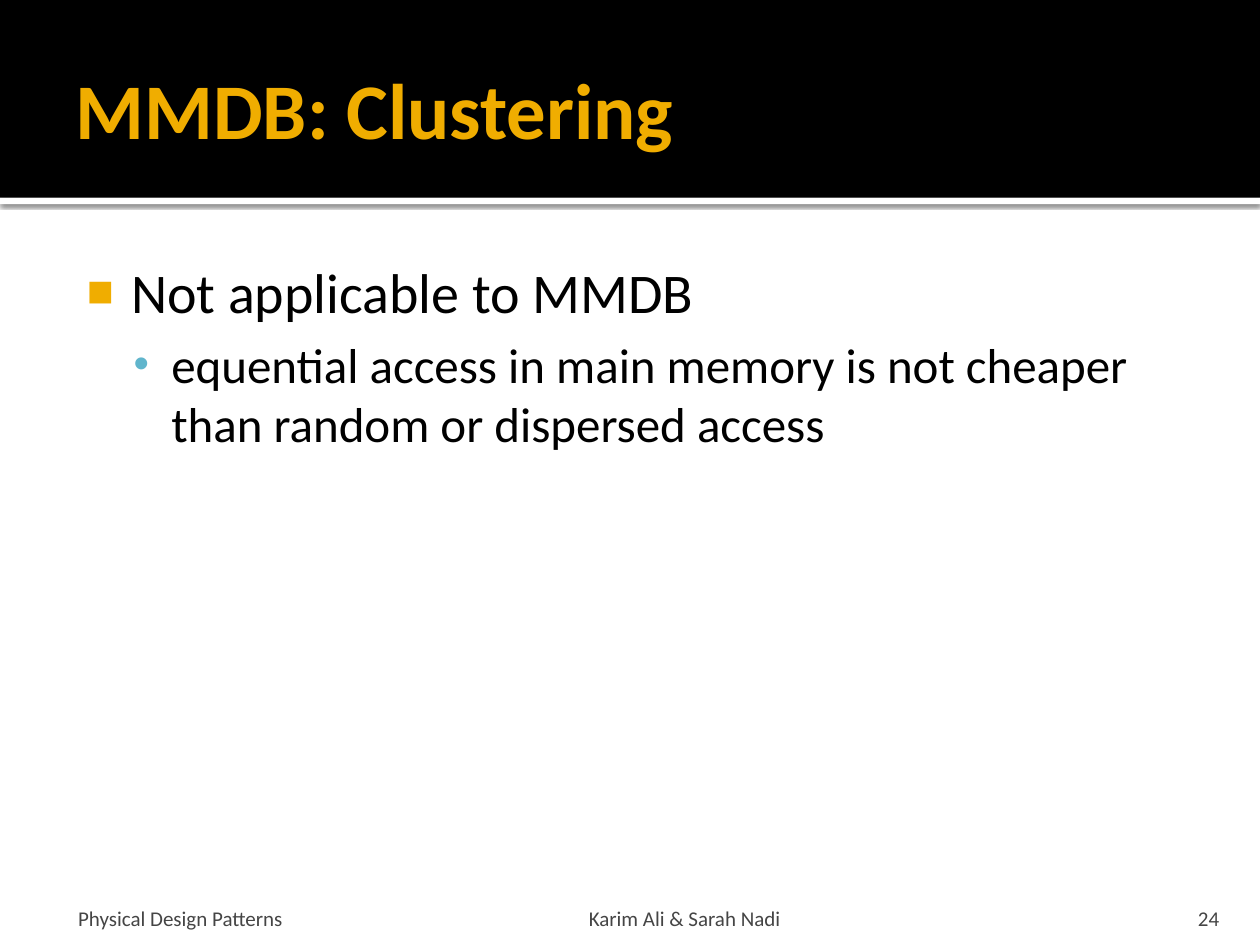
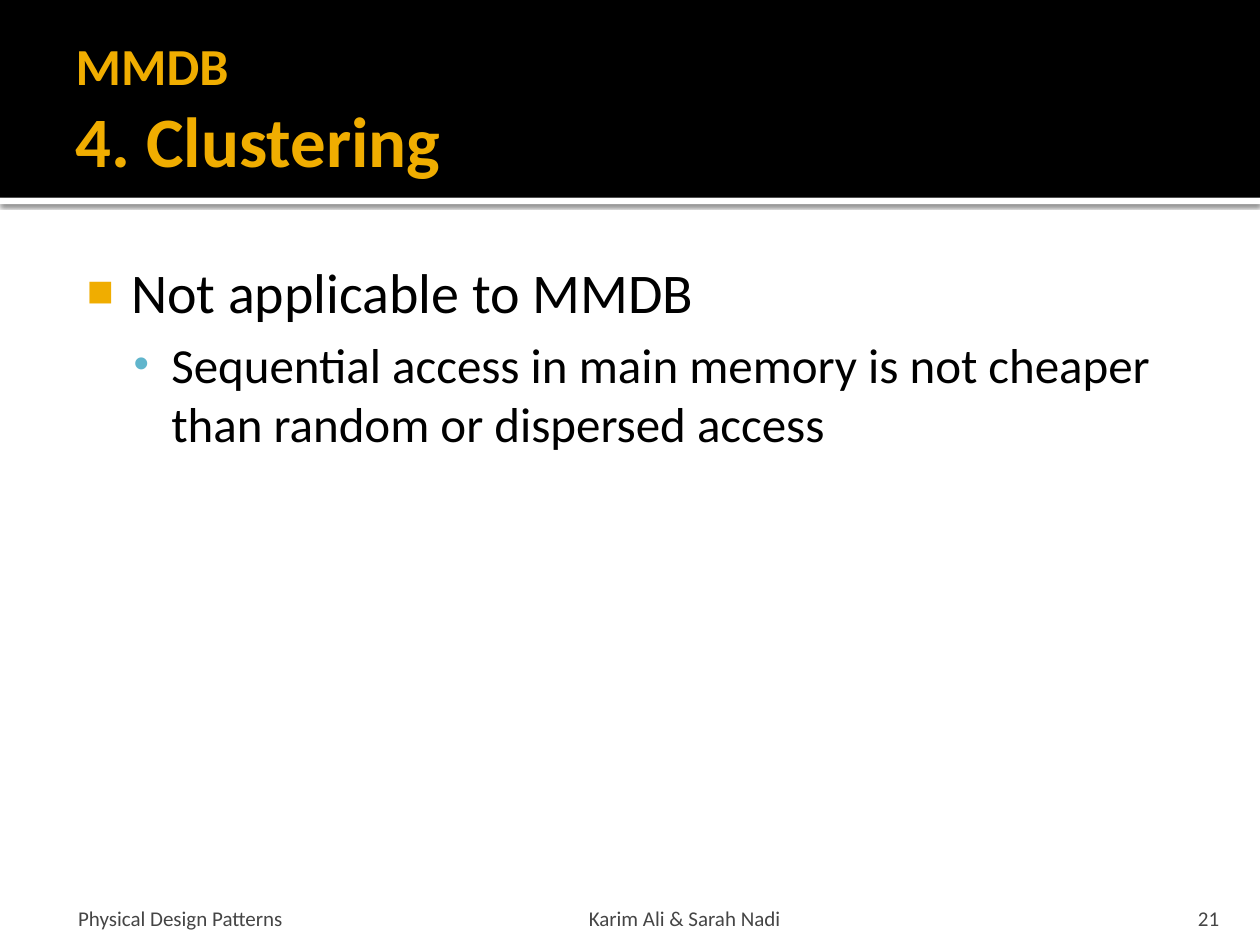
Before and after one commit to snadi/cs848-db, a slide deck: slide 21 of cs848-db/PhysDesignPres.pptx (slide 24 before the commit). Drawn at 1260x945 pixels with LibreOffice and Linux fonts; fonts in the diff are those of the drawing. Boxes give left, top, right and bottom in pixels: in the first picture for what was removed or moved away, otherwise in the second. Text is boxed around its words. In the diff, an @@ line names an element or a change of style, - is before the commit and + after.

```diff
--- a/cs848-db/PhysDesignPres.pptx
+++ b/cs848-db/PhysDesignPres.pptx
@@ title at (x1=76, y1=51, x2=440, y2=179): text changed; size 45 to 40.5 pt @@
-MMDB: Clustering
+MMDB
+4. Clustering
@@ text at (x1=171, y1=349, x2=1149, y2=450): text changed @@
-  • equential access in main memory is not cheaper than random or dispersed access
+  • Sequential access in main memory is not cheaper than random or dispersed access
@@ page number at (x1=1198, y1=912, x2=1219, y2=926): text changed @@
-24
+21
```
Also in this commit, not shown: 38 other slides changed, 1 slide added, 8 slides removed.
